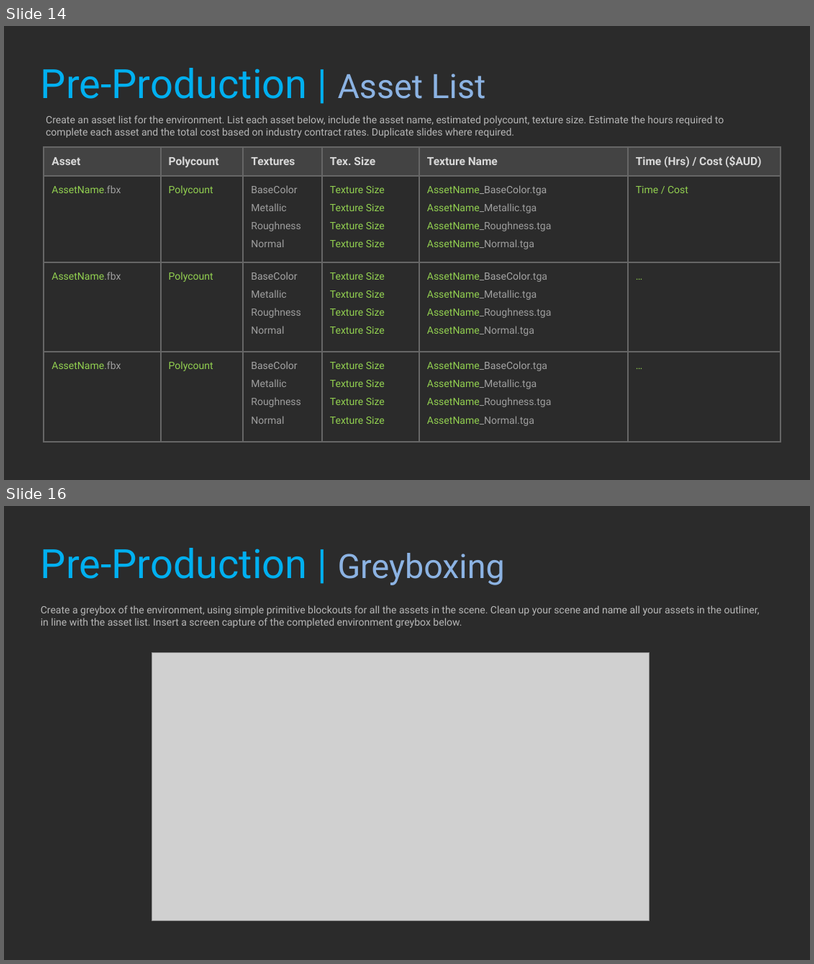
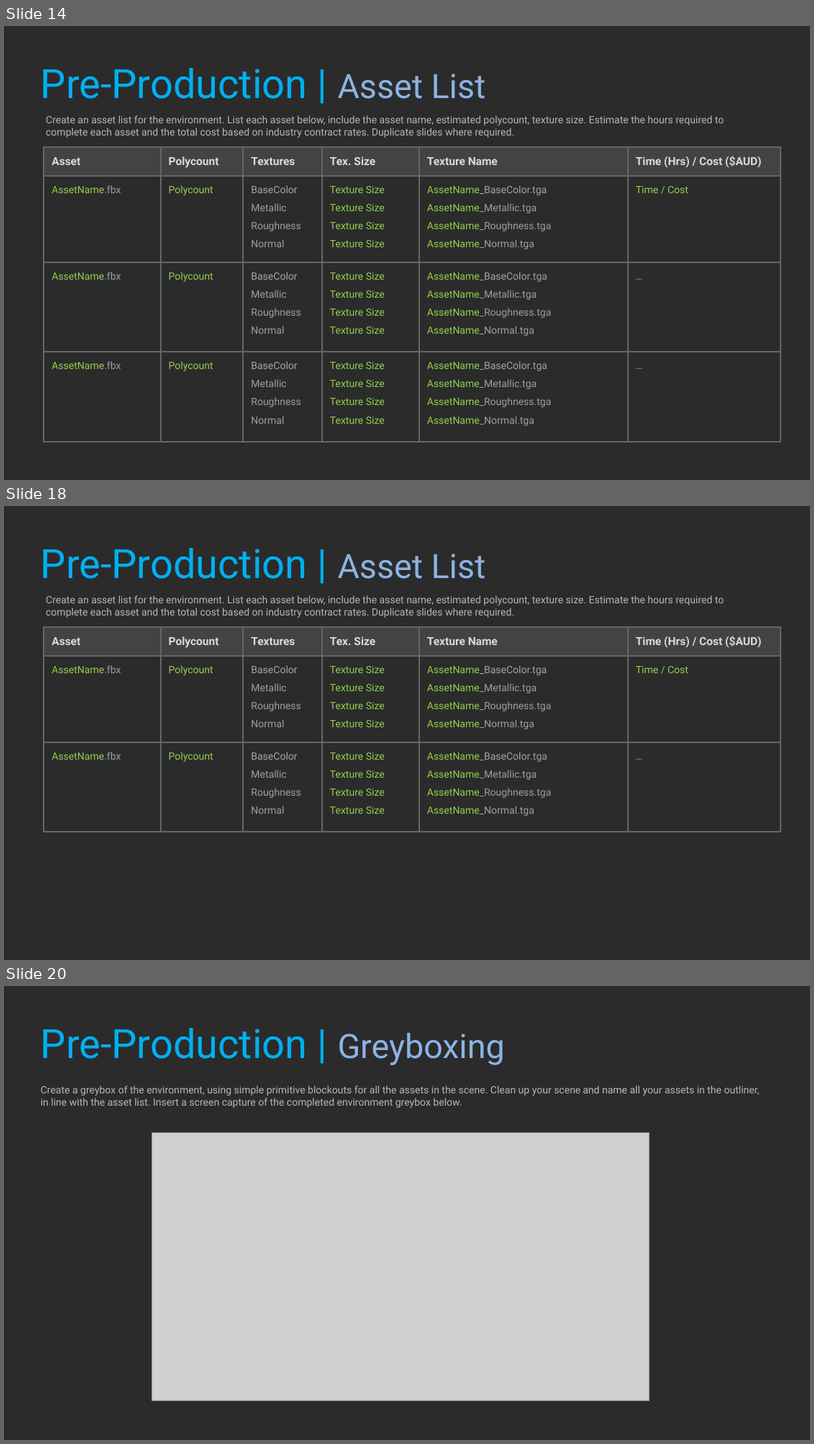
Before and after one commit to realityforge/aie_course, a slide deck: modules/Environment_Pipeline/Assessment/EnvironmentPipeline_PeterDonald/EnvironmentPipeline_Game_PeterDonald.pptx. Shown one above the other, each under a label of ours: slides 14 and 16 before the commit, slides 14, 18 and 20 after it; the slides between them are not shown. The pictures are 814x964 and 814x1444 pixels, drawn with LibreOffice and Linux fonts; fonts in the diff are those of the drawing; grey boxes stand for pictures; background and template pictures are left out; a plain dark background stands for a picture behind light text. Boxes give left, top, right and bottom in pixels: in the first picture for what was removed or moved away, otherwise in the second. Text is boxed around its words. In the diff, an @@ line names an element or a change of style, - is before the commit and + after.

```diff
--- a/modules/Environment_Pipeline/Assessment/EnvironmentPipeline_PeterDonald/EnvironmentPipeline_Game_PeterDonald.pptx
+++ b/modules/Environment_Pipeline/Assessment/EnvironmentPipeline_PeterDonald/EnvironmentPipeline_Game_PeterDonald.pptx
@@ slide 18 added at box(4, 506, 810, 960), background picture (left out) @@
@@ title added at box(41, 548, 486, 579), 36 pt, text #00B0F0 @@
+Pre-Production | Asset List
@@ text added at box(46, 595, 724, 618), 9 pt, text #B7B7B7 @@
+Create an asset list for the environment. List each asset below, include the asset name, estimated polycount, texture size. Estimate the hours required to complete each asset and the total cost based on industry contract rates. Duplicate slides where required.
@@ table added at box(44, 627, 782, 833), 3 rows, 6 columns @@
+Asset | Polycount | Textures | Tex. Size | Texture Name | Time (Hrs) / Cost ($AUD)
+AssetName.fbx | Polycount | BaseColor / Metallic / Roughness / Normal | Texture Size / Texture Size / Texture Size / Texture Size | AssetName_BaseColor.tga / AssetName_Metallic.tga / AssetName_Roughness.tga / AssetName_Normal.tga | Time / Cost
+AssetName.fbx | Polycount | BaseColor / Metallic / Roughness / Normal | Texture Size / Texture Size / Texture Size / Texture Size | AssetName_BaseColor.tga / AssetName_Metallic.tga / AssetName_Roughness.tga / AssetName_Normal.tga | …
@@ what was slide 16 is now slide 20 @@
```
Also in this commit, not shown: 2 slides changed, 3 other slides added.
